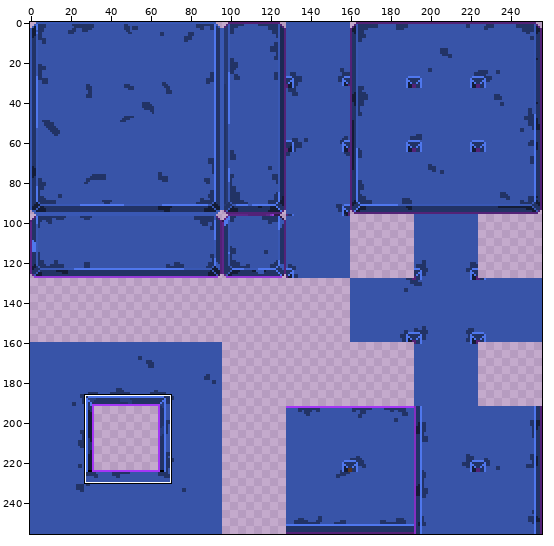
Two versions of one sprite sheet, Images/Tileset/TilesetCityFloor.png. The picture above shows the old version from afar; the outline marks the close-up.
Close-up. Before the edit:
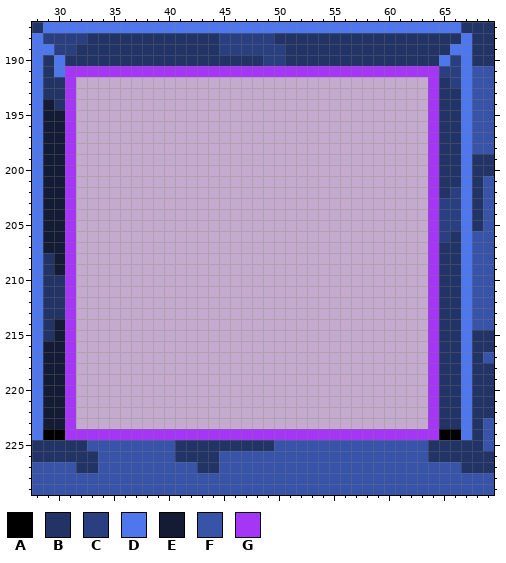
The file is 256x256 pixels. Colours within 5 levels of each other are drawn and written as one. Shown: x 28..69, y 187..229. The commit also changed other parts of the picture, which this record leaves out.
Palette (. is transparent): A #000000  B #223365  C #293f80  D #4f77ed  E #141c35  F #3854a8  G #a536f6
Pixels before, first column x 28:
187 BDDDDDDDDDDDDDDDDDDDDDDDDDDDDDDDDDDDDDDBBB
188 DCCCCBBBBBBBBBBBBCCCCCBBBBBBBBBBBBBBBBBDBB
189 DDCCBBBBBBBBBBBBBCCCCCCBBBBBBBBBBBBBBBDDBB
190 DBDBBBBBBBBBBBBBBBBBBCCBBBBBBBBBBBBBBDCDBB
191 DBDGGGGGGGGGGGGGGGGGGGGGGGGGGGGGGGGGGCCDFF
192 DBBG................................GBCDFF
193 DBBG................................GBBDFF
194 DEBG................................GBBDFF
195 DEEG................................GBBDFF
196 DEEG................................GBBDFF
197 DEEG................................GBBDFF
198 DEEG................................GBBDFF
199 DEEG................................GBBDBB
200 DEEG................................GBBDBB
201 DEEG................................GBBDBF
202 DEEG................................GBCDBF
203 DEEG................................GCCDBF
204 DEEG................................GCCDBF
205 DEEG................................GCCDBF
206 DEEG................................GCBDFF
207 DEEG................................GBBDFF
208 DBEG................................GBBDFF
209 DBEG................................GBBDFF
210 DBBG................................GBBDFF
211 DBBG................................GBBDFF
212 DBBG................................GBBDFF
213 DBBG................................GBBDFF
214 DBEG................................GBBDFF
215 DBEG................................GBBDBB
216 DEEG................................GBBDBB
217 DEEG................................GBBDBF
218 DEEG................................GBBDBB
219 DEEG................................GBBDBB
220 DEEG................................GBBDBB
221 DEEG................................GBBDBB
222 DEEG................................GBBDBB
223 DEEG................................GBBDBF
224 DAAGGGGGGGGGGGGGGGGGGGGGGGGGGGGGGGGGGAADBF
225 BBBBBFFFFFFFFBBBBBBBBBFFFFFFFFFFFFFFBBBBBF
226 BBBBBBFFFFFFFBBBBFFFFFFFFFFFFFFFFFFFBBBBBB
227 FFFFBBFFFFFFFFFBBFFFFFFFFFFFFFFFFFFFFFFBBB
228 FFFFFFFFFFFFFFFFFFFFFFFFFFFFFFFFFFFFFFFFFF
229 FFFFFFFFFFFFFFFFFFFFFFFFFFFFFFFFFFFFFFFFFF
Now the later version:
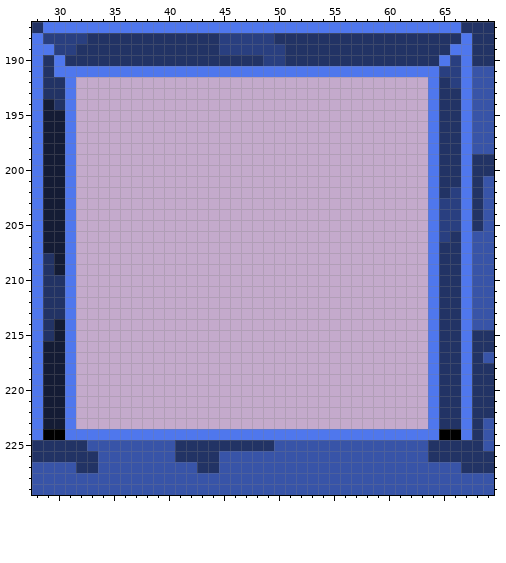
Change:
Changed rows in their new state; - is an unchanged pixel.
first column x 31:
191 DDDDDDDDDDDDDDDDDDDDDDDDDDDDDDDDDD
192 D--------------------------------D
193 D--------------------------------D
194 D--------------------------------D
195 D--------------------------------D
196 D--------------------------------D
197 D--------------------------------D
198 D--------------------------------D
199 D--------------------------------D
200 D--------------------------------D
201 D--------------------------------D
202 D--------------------------------D
203 D--------------------------------D
204 D--------------------------------D
205 D--------------------------------D
206 D--------------------------------D
207 D--------------------------------D
208 D--------------------------------D
209 D--------------------------------D
210 D--------------------------------D
211 D--------------------------------D
212 D--------------------------------D
213 D--------------------------------D
214 D--------------------------------D
215 D--------------------------------D
216 D--------------------------------D
217 D--------------------------------D
218 D--------------------------------D
219 D--------------------------------D
220 D--------------------------------D
221 D--------------------------------D
222 D--------------------------------D
223 D--------------------------------D
224 DDDDDDDDDDDDDDDDDDDDDDDDDDDDDDDDDD
